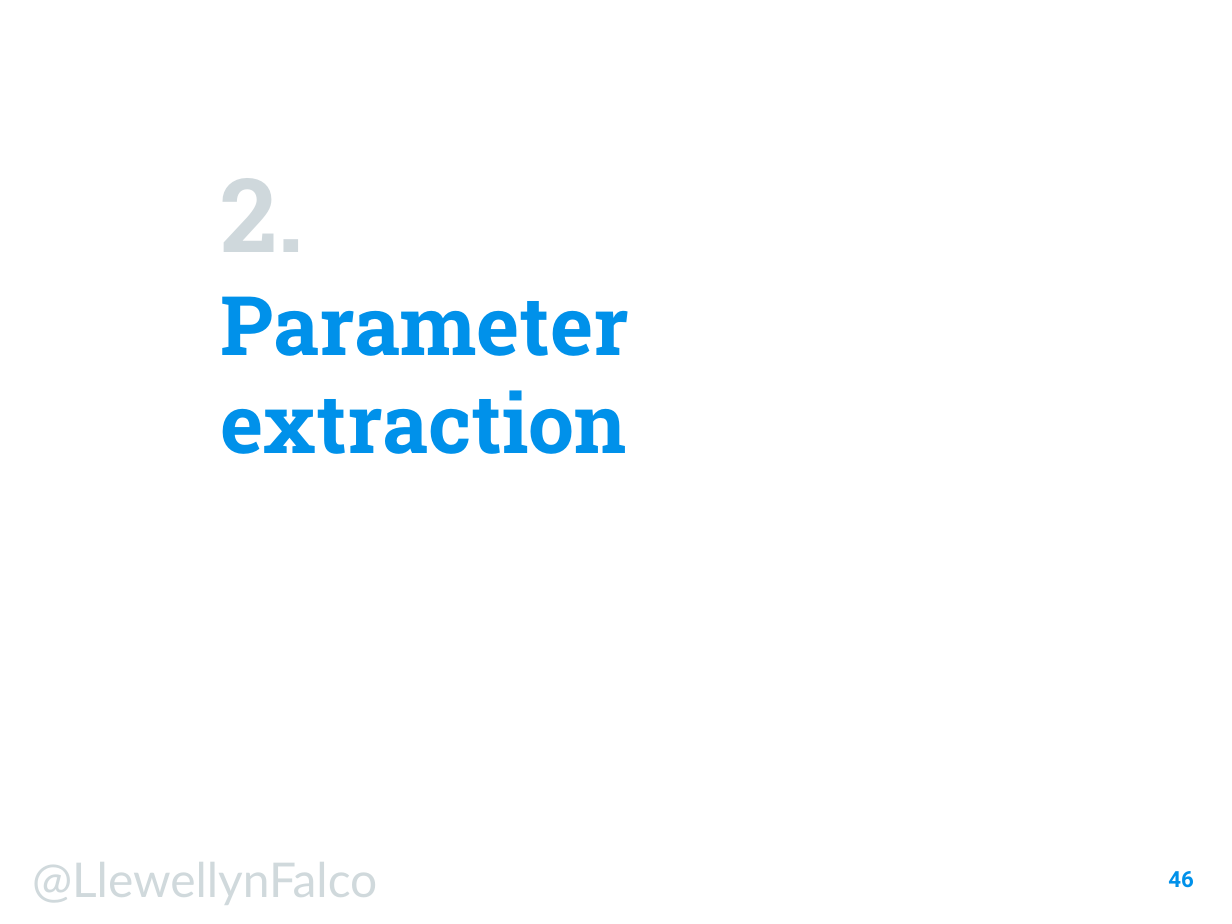
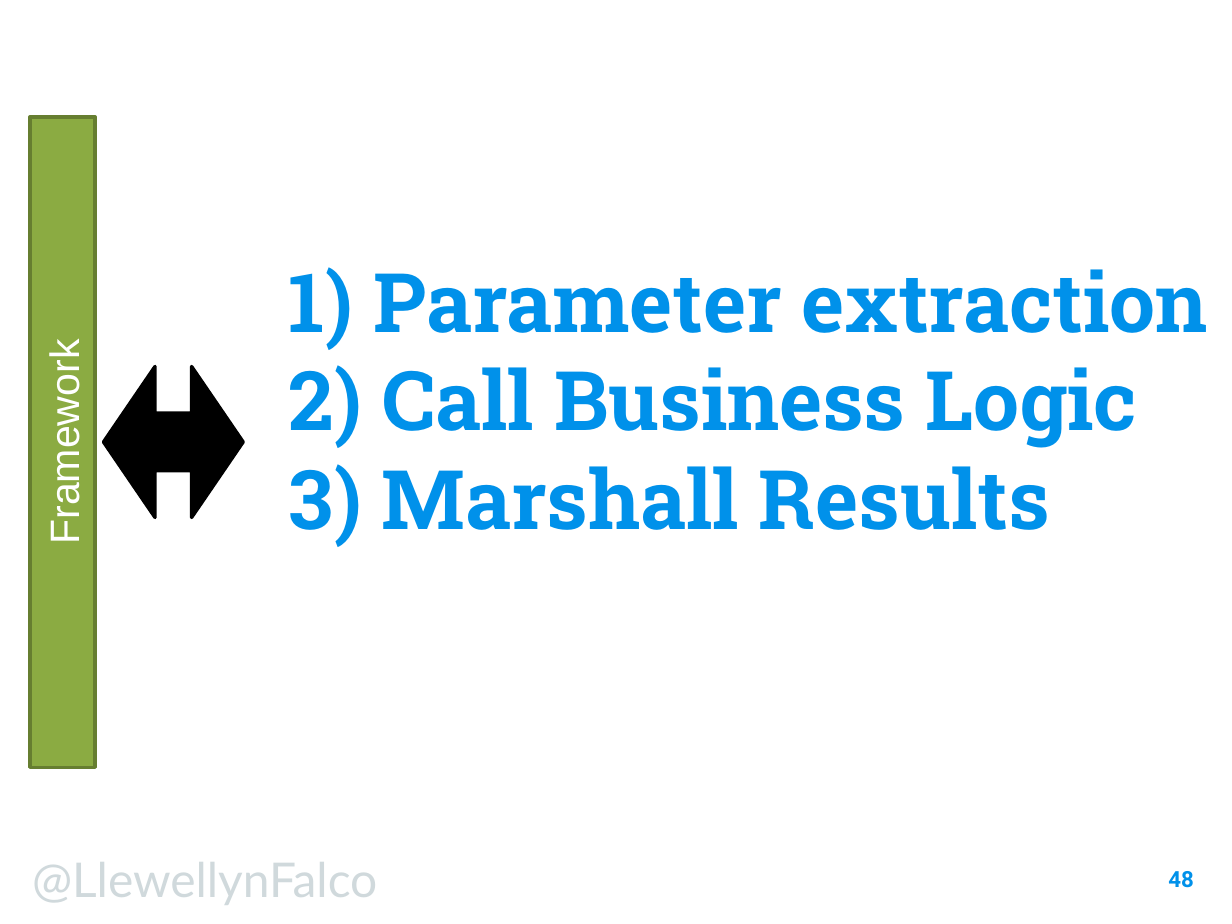
Before and after one commit to isidore/Talk-AvoidingLockIn, a slide deck: slide 48 of Avoiding Lock-In.pptx (slide 46 before the commit). Drawn at 1232x924 pixels with LibreOffice and Linux fonts; fonts in the diff are those of the drawing; background and template pictures are left out. Boxes give left, top, right and bottom in pixels: in the first picture for what was removed or moved away, otherwise in the second. Text is boxed around its words. In the diff, an @@ line names an element or a change of style, - is before the commit and + after.

Commit message:
own code

```diff
--- a/Avoiding Lock-In.pptx
+++ b/Avoiding Lock-In.pptx
@@ rectangle added at box(30, 117, 95, 768), fill #8BAB42, outline #677F31 2 pt, 24 pt, text #FFFFFF @@
+Framework
@@ title at box(289, 267, 1208, 547): text changed @@
-2.
-Parameter extraction
+1) Parameter extraction
+2) Call Business Logic
+3) Marshall Results
@@ left right arrow added at box(103, 367, 243, 519), fill #000000, outline #000000 2 pt @@
@@ page number at box(1168, 871, 1193, 888): text changed @@
-46
+48
```
Also in this commit, not shown: 3 other slides changed, 9 slides added, 2 slides removed.
